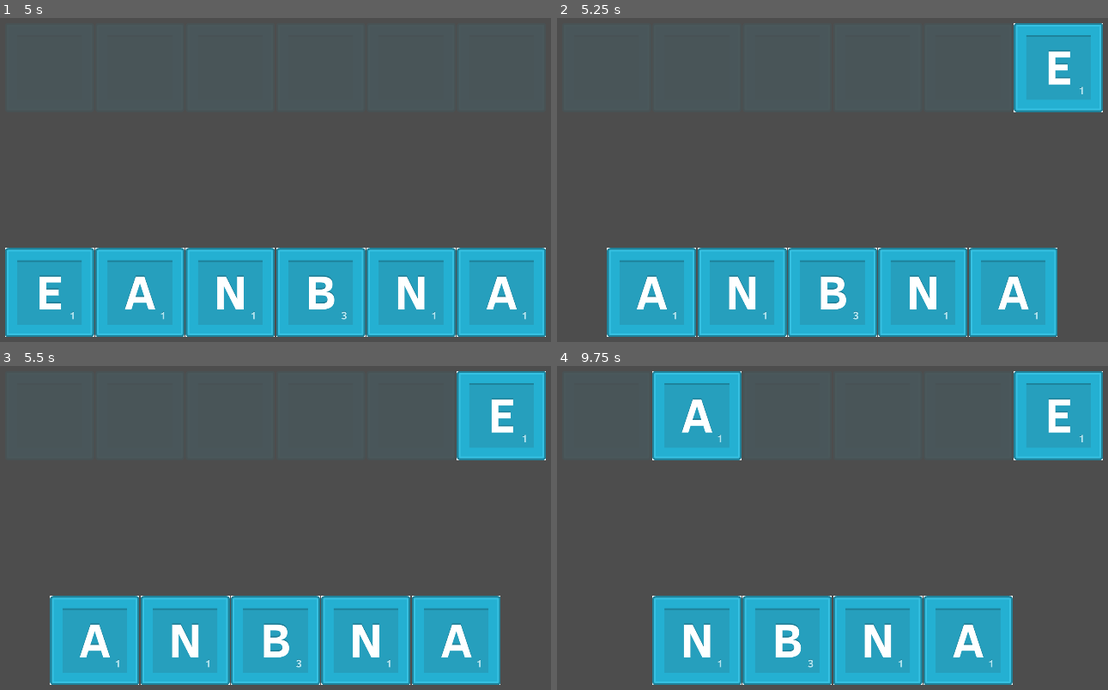
Above: before the commit, frames 1-4 (two rows, left to right).
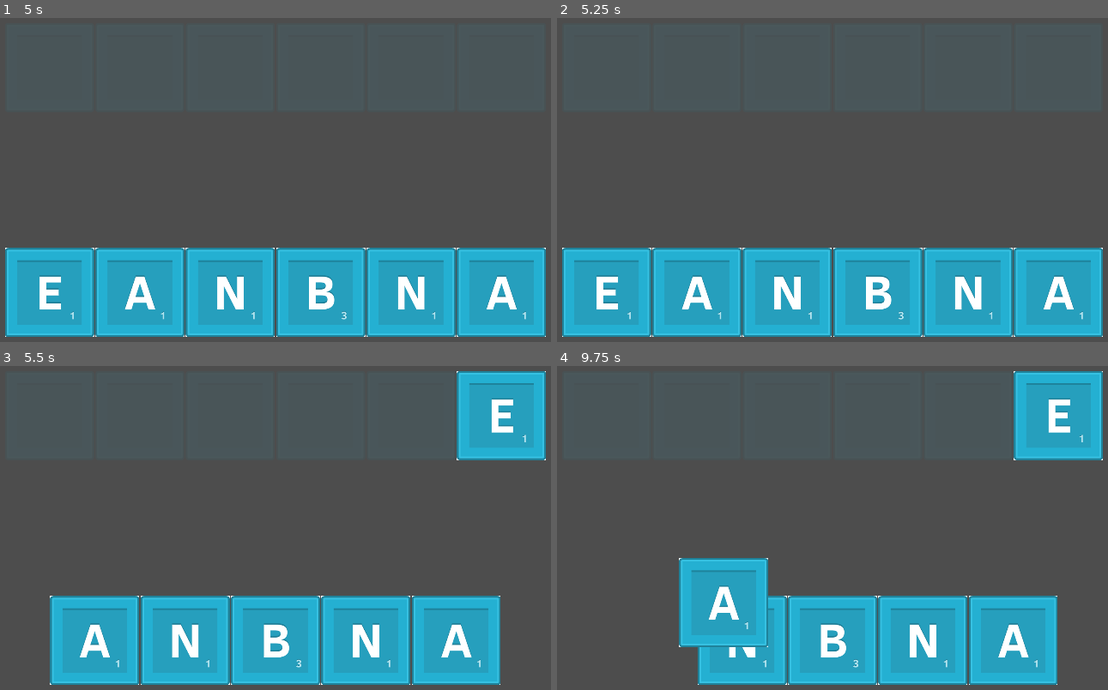
Above: after the commit, the same moments.

Repository: Starland9/Letters
Game: Godot game, scene res://Scenes/Main/main.tscn
Same seed, same stepped clock (60 frames per second), same inputs: the game is played once before the commit and once after it.
Inputs (mouse positions are in pixels of both pictures, inside the frame that each line leads up to):
- Up to frame 1 (5 s): tap Enter at 0.5, 2, 3.5 s; drag from (49, 66) to (341, 95) at 0.52 s; tap Space at 1.25, 2.75, 4.25 s; drag from (137, 66) to (242, 257) at 1.27 s; move the mouse to (231, 66) at 2.02 s; click (231, 66) at 2.17 s; drag from (319, 66) to (71, 121) at 2.77 s; drag from (413, 66) to (308, 180) at 3.52 s; drag from (501, 66) to (170, 82) at 4.27 s
- Up to frame 2 (5.25 s): move the mouse to (606, 293) at 5.02 s; click (606, 293) at 5.17 s
- Up to frame 3 (5.5 s): no input
- Up to frame 4 (9.75 s): drag from (694, 414) to (694, 547) at 5.77 s; drag from (788, 414) to (898, 443) at 6.52 s; drag from (876, 414) to (799, 605) at 7.27 s; move the mouse to (970, 414) at 8.02 s; click (970, 414) at 8.17 s; drag from (1058, 414) to (628, 469) at 8.77 s; drag from (650, 641) to (865, 528) at 9.52 s

Frame 1 is identical in both runs. In frame 2, 15% of the frame differs, in the area x 0-100%, y 1-99%; in frame 3, nothing differs; in frame 4, 15%, in the area x 17-91%, y 1-99%.

Commit message:
disable drag on targets letters

Diff:
--- a/Objects/Letter/letter.gd
+++ b/Objects/Letter/letter.gd
@@ -1,21 +1,29 @@
 extends TextureRect
 class_name Letter
 
-signal pressed(letter: String)
+signal pressed(letter: Letter)
 
-var letter: String
-var style: String
+var _draggable := true: get = get_draggable
+var _is_dragging := false
+var _drag_start_position := Vector2.ZERO
+var _drag_end_position := Vector2.ZERO
+
+@export var _letter: String: get = get_letter
+var _style: String
 
 const LETTERS_PATH = "res://Assets/Letters/PNG/";
 const empty_words = ["", " ", ".", "*"]
+
+func _ready():
+	pass
 
 ## init letter from assets
 func init_from_assets(style_key: int, letter_name: String):
 	var style_name = Manager.letterStyles.keys()[style_key]
 
-	letter = letter_name
-	style = style_name
-	if letter_name in empty_words:
+	_letter = letter_name
+	_style = style_name
+	if _is_empty():
 			texture = load(LETTERS_PATH + style_name.capitalize() + "/letter.png")
 			modulate.a = 0.1
 			return
@@ -25,4 +33,36 @@
 func _on_gui_input(event: InputEvent):
 	if event is InputEventMouseButton:
 		if event.pressed and event.button_mask == MOUSE_BUTTON_MASK_LEFT:
-			pressed.emit(letter)
+			_drag_start_position = event.position
+			_is_dragging = true
+			z_index = 2
+
+		if event.is_released():
+			_drag_end_position = event.position
+			_is_dragging = false
+			pressed.emit(self)
+
+	if event is InputEventMouseMotion:
+		if _is_empty():
+			print(event.button_mask)
+
+		if _is_dragging and _is_draggable():
+			position += event.position - _drag_start_position
+
+func _is_empty():
+	return _letter in empty_words
+
+func _is_draggable():
+	return _draggable and not _is_empty()
+
+func get_draggable():
+	return _draggable
+
+func disable_drag():
+	_draggable = false
+
+func enable_drag():
+	_draggable = true
+
+func get_letter() -> String:
+	return _letter
--- a/Objects/Letter/letter.tscn
+++ b/Objects/Letter/letter.tscn
@@ -1,7 +1,10 @@
-[gd_scene load_steps=3 format=3 uid="uid://csyw7k288spni"]
+[gd_scene load_steps=4 format=3 uid="uid://csyw7k288spni"]
 
 [ext_resource type="Texture2D" uid="uid://buw63tmj7i6bx" path="res://Assets/Letters/PNG/Blue/letter_A.png" id="1_kak2e"]
 [ext_resource type="Script" path="res://Objects/Letter/letter.gd" id="2_rxki5"]
+
+[sub_resource type="RectangleShape2D" id="RectangleShape2D_jotnf"]
+size = Vector2(253, 251)
 
 [node name="Letter" type="TextureRect"]
 offset_right = 256.0
@@ -9,4 +12,10 @@
 texture = ExtResource("1_kak2e")
 script = ExtResource("2_rxki5")
 
+[node name="StaticBody2D" type="StaticBody2D" parent="."]
+
+[node name="CollisionShape2D" type="CollisionShape2D" parent="StaticBody2D"]
+position = Vector2(130.5, 125.5)
+shape = SubResource("RectangleShape2D_jotnf")
+
 [connection signal="gui_input" from="." to="." method="_on_gui_input"]
--- a/Objects/LetterChoices/letter_choices.gd
+++ b/Objects/LetterChoices/letter_choices.gd
@@ -1,7 +1,7 @@
 extends Control
 class_name LetterChoices
 
-signal letter_pressed(letter: String)
+signal letter_pressed(letter: Letter)
 
 @onready var grid = $GridContainer
 
@@ -37,15 +37,19 @@
     for child in grid.get_children():
         child.queue_free()
 
-func _on_letter_pressed(letter: String):
+func _on_letter_pressed(letter: Letter):
     letter_pressed.emit(letter)
 
-func remove_letter(letter: String):
+func remove_letter(letter: Letter):
+    _letters.erase(letter.get_letter())
+    _init_choices_container()
+
+func _remove_letter_string(letter: String):
     _letters.erase(letter)
     _init_choices_container()
 
 func remove_unused_letter(word: String, target_word: String):
     for letter in word:
         if target_word.contains(letter):
-            remove_letter(letter)
+            _remove_letter_string(letter)
             break
--- a/Objects/Word/word.gd
+++ b/Objects/Word/word.gd
@@ -14,7 +14,8 @@
 	_clear_letter_container()
 	_set_word(word)
 	for letter in word:
-		var letter_node := _letter_scene.instantiate()
+		var letter_node: Letter = _letter_scene.instantiate()
+		letter_node.disable_drag()
 		letter_node.init_from_assets(0, letter)
 		letters_container.add_child(letter_node)
 
--- a/Scenes/Main/main.gd
+++ b/Scenes/Main/main.gd
@@ -36,8 +36,8 @@
 	chooser.init_from_string(_target_word)
 	chooser.letter_pressed.connect(_on_letter_choices_letter_pressed)
 
-func _set_letter_in_current_word(letter: String):
-	_current_word = target_word_node.set_letter(letter)
+func _set_letter_in_current_word(letter: Letter):
+	_current_word = target_word_node.set_letter(letter.get_letter())
 	_update_target_word()
 	chooser.remove_letter(letter)
 
--- a/project.godot
+++ b/project.godot
@@ -22,9 +22,10 @@
 [display]
 
 window/stretch/mode="canvas_items"
-window/stretch/aspect="ignore"
+window/stretch/aspect="keep_height"
 
 [rendering]
 
 renderer/rendering_method="gl_compatibility"
 renderer/rendering_method.mobile="gl_compatibility"
+textures/vram_compression/import_etc2_astc=true
Not shown, added: export_presets.cfg
Not shown, changed: .gitignore
